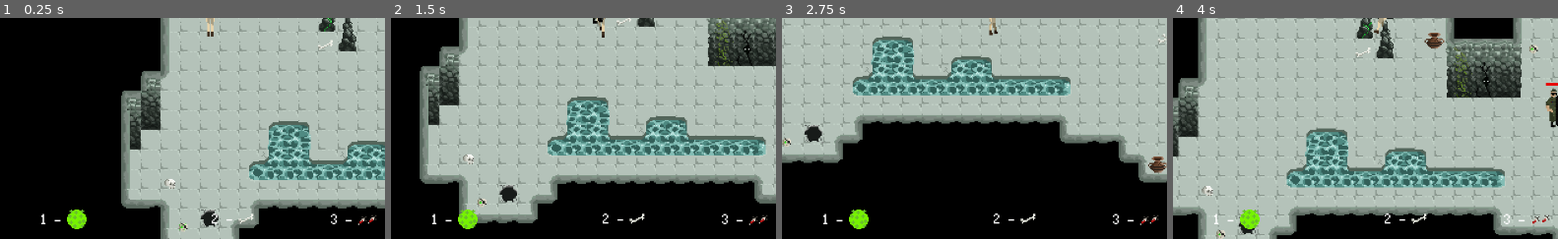
Above: before the commit, frames 1-4 (left to right).
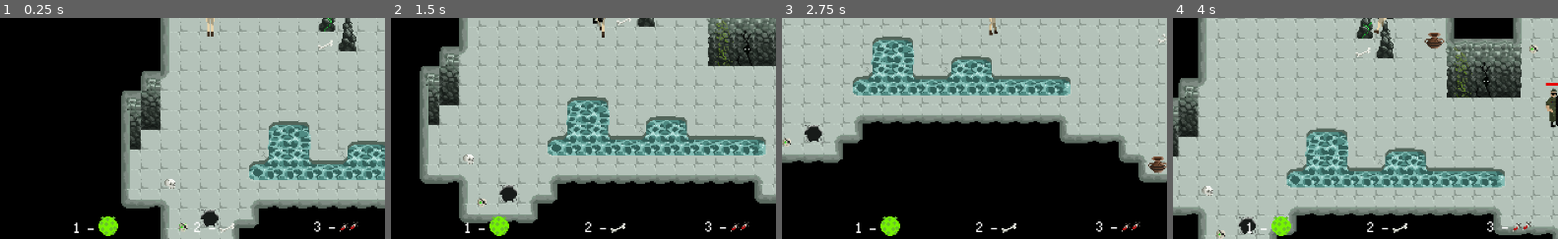
Above: after the commit, the same moments.

Repository: mirogon/Archaeology
Game: Godot game, scene res://Scenes/Main.tscn
The game is run twice, just before and just after one commit, with the same random seed, the same clock (stepped at 60 frames per second) and the same inputs.
Inputs (mouse positions are % of the whole screen's width and height, from its top left):
- Up to frame 1 (0.25 s): no input
- Up to frame 2 (1.5 s): tap Enter at 0.5 s; move the mouse to (71, 45) at 0.52 s; hold Right (ui_right) 0.53-1.28 s; tap F (action) at 0.6 s; move the mouse to (28, 55) at 1.27 s; hold Down (ui_down) from 1.28 s (still down); tap 1 at 1.35 s
- Up to frame 3 (2.75 s): move the mouse to (59, 28) at 2.02 s; release Down (ui_down) at 2.03 s; hold Right (ui_right) from 2.03 s (still down); hold 2 from 2.03 s (still down)
- Up to frame 4 (4 s): move the mouse to (44, 70) at 2.77 s; release Right (ui_right) at 2.78 s; release 2 at 2.78 s; hold Up (ui_up) 2.78-3.53 s; tap 3 at 2.85 s; move the mouse to (80, 65) at 3.52 s; hold Left (ui_left) from 3.53 s (still down); hold Enter from 3.53 s (still down)
The pictures show only the part of the screen within x 22-72%, y 50-100%; the shares and areas given below are measured in that part.

The runs differ from the first frame. In frame 1, 1.3% of the frame differs, in the area x 10-98%, y 86-99%; in frame 2, 1.4%; in frame 3, 1.4%; in frame 4, 1.3%.

Commit message:
Added Room.gd, PlayerStart to all Rooms

Diff:
--- a/Scenes/Other/HealingArea.tscn
+++ b/Scenes/Other/HealingArea.tscn
@@ -6,7 +6,7 @@
 [ext_resource path="res://Scripts/LoopingSound.gd" type="Script" id=4]
 
 [sub_resource type="CircleShape2D" id=1]
-radius = 28.0713
+radius = 28.0
 
 [node name="HealingArea" type="Area2D"]
 z_index = 1
--- a/Scenes/Rooms/Room2.tscn
+++ b/Scenes/Rooms/Room2.tscn
@@ -1366,4 +1366,4 @@
 position = Vector2( -39, -7 )
 
 [node name="RoomTraverser" parent="." instance=ExtResource( 12 )]
-position = Vector2( -156, 366 )
+position = Vector2( -120, -230 )
--- a/Scenes/Rooms/Room4.tscn
+++ b/Scenes/Rooms/Room4.tscn
@@ -15,6 +15,8 @@
 [ext_resource path="res://Scenes/Rooms/Boulder.tscn" type="PackedScene" id=13]
 [ext_resource path="res://Scenes/Items/Vase.tscn" type="PackedScene" id=14]
 [ext_resource path="res://Scenes/Items/Coin.tscn" type="PackedScene" id=15]
+[ext_resource path="res://Scripts/Rooms/Room.gd" type="Script" id=16]
+[ext_resource path="res://Scenes/Rooms/RoomTraverser.tscn" type="PackedScene" id=17]
 
 [sub_resource type="ConvexPolygonShape2D" id=47]
 points = PoolVector2Array( 12, 8, 4, 8, 4, 4, 12, 4 )
@@ -1224,6 +1226,7 @@
 outlines = [ PoolVector2Array( -1085, -48, -844, -44, -847, -159, -605, -157, -603, -9, -573, -8, -575, -416, -12, -418 …(603 unchanged characters)…
 
 [node name="Room2" type="Node2D" groups=["Room"]]
+script = ExtResource( 16 )
 __meta__ = {
 "_edit_horizontal_guides_": [ -609.0 ]
 }
@@ -1380,3 +1383,6 @@
 
 [node name="Chest" parent="Pickups2" instance=ExtResource( 11 )]
 position = Vector2( 1242, 339 )
+
+[node name="RoomTraverser" parent="." instance=ExtResource( 17 )]
+position = Vector2( 1640, 108 )
--- a/Scenes/Rooms/Room5.tscn
+++ b/Scenes/Rooms/Room5.tscn
@@ -7,6 +7,8 @@
 [ext_resource path="res://Asstes/Environment/Dungeon.png" type="Texture" id=5]
 [ext_resource path="res://Scenes/Items/Medikit.tscn" type="PackedScene" id=6]
 [ext_resource path="res://Scenes/Items/Bandage.tscn" type="PackedScene" id=7]
+[ext_resource path="res://Scripts/Rooms/Room.gd" type="Script" id=8]
+[ext_resource path="res://Scenes/Rooms/RoomTraverser.tscn" type="PackedScene" id=9]
 [ext_resource path="res://Scenes/Items/TreasureSkull.tscn" type="PackedScene" id=10]
 [ext_resource path="res://Scenes/Rooms/TreasureChest.tscn" type="PackedScene" id=11]
 [ext_resource path="res://Scenes/Items/Ruby.tscn" type="PackedScene" id=12]
@@ -1262,6 +1264,7 @@
 outlines = [ PoolVector2Array( -1014, -66, -789, -63, -790, -197, -585, -197, -581, -79, -372, -81, -372, -200, -23, -1 …(297 unchanged characters)…
 
 [node name="Room" type="Node2D" groups=["Room"]]
+script = ExtResource( 8 )
 __meta__ = {
 "_edit_horizontal_guides_": [ -609.0 ]
 }
@@ -1356,3 +1359,9 @@
 navpoly = SubResource( 103 )
 
 [node name="Enemies" type="Node" parent="."]
+
+[node name="RoomTraverser" parent="." instance=ExtResource( 9 )]
+position = Vector2( 1206, 62 )
+
+[node name="PlayerStart" type="Node2D" parent="."]
+position = Vector2( 347, -299 )
--- a/Scenes/Rooms/Room6.tscn
+++ b/Scenes/Rooms/Room6.tscn
@@ -8,9 +8,11 @@
 [ext_resource path="res://Scenes/Items/Medikit.tscn" type="PackedScene" id=6]
 [ext_resource path="res://Scenes/Items/Bandage.tscn" type="PackedScene" id=7]
 [ext_resource path="res://Scenes/Items/Coin.tscn" type="PackedScene" id=8]
+[ext_resource path="res://Scripts/Rooms/Room.gd" type="Script" id=9]
 [ext_resource path="res://Scenes/Items/TreasureSkull.tscn" type="PackedScene" id=10]
 [ext_resource path="res://Scenes/Rooms/TreasureChest.tscn" type="PackedScene" id=11]
 [ext_resource path="res://Scenes/Items/Ruby.tscn" type="PackedScene" id=12]
+[ext_resource path="res://Scenes/Rooms/RoomTraverser.tscn" type="PackedScene" id=13]
 [ext_resource path="res://Scenes/Items/Vase.tscn" type="PackedScene" id=14]
 
 [sub_resource type="ConvexPolygonShape2D" id=47]
@@ -1263,6 +1265,7 @@
 outlines = [ PoolVector2Array( -1014, -66, -789, -63, -790, -197, -585, -197, -581, -79, -372, -81, -372, -200, -23, -1 …(297 unchanged characters)…
 
 [node name="Room" type="Node2D" groups=["Room"]]
+script = ExtResource( 9 )
 __meta__ = {
 "_edit_horizontal_guides_": [ -609.0 ]
 }
@@ -1384,3 +1387,9 @@
 navpoly = SubResource( 103 )
 
 [node name="Enemies" type="Node" parent="."]
+
+[node name="RoomTraverser" parent="." instance=ExtResource( 13 )]
+position = Vector2( 1463, -450 )
+
+[node name="PlayerStart" type="Node2D" parent="."]
+position = Vector2( 129, 199 )
--- a/Scenes/Rooms/Room7.tscn
+++ b/Scenes/Rooms/Room7.tscn
@@ -8,6 +8,7 @@
 [ext_resource path="res://Scenes/Items/Medikit.tscn" type="PackedScene" id=6]
 [ext_resource path="res://Scenes/Items/Bandage.tscn" type="PackedScene" id=7]
 [ext_resource path="res://Scenes/Items/Coin.tscn" type="PackedScene" id=8]
+[ext_resource path="res://Scripts/Rooms/Room.gd" type="Script" id=9]
 [ext_resource path="res://Scenes/Items/TreasureSkull.tscn" type="PackedScene" id=10]
 [ext_resource path="res://Scenes/Rooms/TreasureChest.tscn" type="PackedScene" id=11]
 [ext_resource path="res://Scenes/Items/Ruby.tscn" type="PackedScene" id=12]
@@ -1263,6 +1264,7 @@
 outlines = [ PoolVector2Array( -1014, -66, -789, -63, -790, -197, -585, -197, -581, -79, -372, -81, -372, -200, -23, -1 …(297 unchanged characters)…
 
 [node name="Room" type="Node2D" groups=["Room"]]
+script = ExtResource( 9 )
 __meta__ = {
 "_edit_horizontal_guides_": [ -609.0 ]
 }
@@ -1299,75 +1301,48 @@
 
 [node name="Pickups" type="Node" parent="."]
 
-[node name="Vase" parent="Pickups" instance=ExtResource( 14 )]
-position = Vector2( 1543, 296 )
-
-[node name="Vase2" parent="Pickups" instance=ExtResource( 14 )]
-position = Vector2( 1551, 384 )
-
-[node name="Vase3" parent="Pickups" instance=ExtResource( 14 )]
-position = Vector2( 430, 1047 )
-
-[node name="Vase4" parent="Pickups" instance=ExtResource( 14 )]
-position = Vector2( 419, 1033 )
-
-[node name="Vase5" parent="Pickups" instance=ExtResource( 14 )]
-position = Vector2( 332, 1093 )
-
-[node name="Vase" parent="Pickups/Vase5" instance=ExtResource( 14 )]
-position = Vector2( -29, -57 )
-
-[node name="Vase2" parent="Pickups/Vase5" instance=ExtResource( 14 )]
-position = Vector2( 39, -109 )
-
-[node name="Vase3" parent="Pickups/Vase5" instance=ExtResource( 14 )]
-position = Vector2( 71, -267 )
-
-[node name="treasure_skull" parent="Pickups/Vase5" instance=ExtResource( 10 )]
-position = Vector2( -449, -330 )
-
-[node name="treasure_skull2" parent="Pickups/Vase5" instance=ExtResource( 10 )]
-position = Vector2( -200, -366 )
-
-[node name="Chest" parent="Pickups/Vase5" instance=ExtResource( 11 )]
-position = Vector2( 37, -57 )
-
-[node name="treasure_skull3" parent="Pickups/Vase5" instance=ExtResource( 10 )]
-position = Vector2( 399, -604 )
-
-[node name="treasure_skull4" parent="Pickups/Vase5" instance=ExtResource( 10 )]
-position = Vector2( 669, -674 )
-
-[node name="treasure_skull5" parent="Pickups/Vase5" instance=ExtResource( 10 )]
-position = Vector2( 474, -843 )
-
-[node name="Ruby" parent="Pickups/Vase5" instance=ExtResource( 12 )]
-position = Vector2( 860, -1281 )
-
-[node name="Ruby2" parent="Pickups/Vase5" instance=ExtResource( 12 )]
-position = Vector2( 795, -1247 )
-
-[node name="Medikit" parent="Pickups/Vase5" instance=ExtResource( 6 )]
-position = Vector2( 901, -1280 )
-
-[node name="Bandage" parent="Pickups/Vase5" instance=ExtResource( 7 )]
-position = Vector2( 1201, -753 )
-
-[node name="Vase4" parent="Pickups/Vase5" instance=ExtResource( 14 )]
-position = Vector2( 1074, -733 )
-
-[node name="Coin" parent="Pickups/Vase5" instance=ExtResource( 8 )]
-position = Vector2( 939, -243 )
-
-[node name="Bandage" parent="Pickups/Vase5/Coin" instance=ExtResource( 7 )]
-position = Vector2( 145, -66 )
-
-[node name="Medikit" parent="Pickups/Vase5/Coin" instance=ExtResource( 6 )]
-position = Vector2( -1133, -108 )
-
 [node name="Bandage" parent="Pickups" instance=ExtResource( 7 )]
 position = Vector2( 349, 1017 )
 
+[node name="treasure_skull" parent="Pickups" instance=ExtResource( 10 )]
+position = Vector2( -117, 763 )
+
+[node name="treasure_skull2" parent="Pickups" instance=ExtResource( 10 )]
+position = Vector2( 132, 727 )
+
+[node name="Chest" parent="Pickups" instance=ExtResource( 11 )]
+position = Vector2( 369, 1036 )
+
+[node name="treasure_skull3" parent="Pickups" instance=ExtResource( 10 )]
+position = Vector2( 731, 489 )
+
+[node name="treasure_skull4" parent="Pickups" instance=ExtResource( 10 )]
+position = Vector2( 1001, 419 )
+
+[node name="treasure_skull5" parent="Pickups" instance=ExtResource( 10 )]
+position = Vector2( 806, 250 )
+
+[node name="Ruby" parent="Pickups" instance=ExtResource( 12 )]
+position = Vector2( 1192, -188 )
+
+[node name="Ruby2" parent="Pickups" instance=ExtResource( 12 )]
+position = Vector2( 1127, -154 )
+
+[node name="Medikit" parent="Pickups" instance=ExtResource( 6 )]
+position = Vector2( 1233, -187 )
+
+[node name="Bandage2" parent="Pickups" instance=ExtResource( 7 )]
+position = Vector2( 1533, 340 )
+
+[node name="Bandage3" parent="Pickups" instance=ExtResource( 7 )]
+position = Vector2( 1416, 784 )
+
+[node name="Medikit2" parent="Pickups" instance=ExtResource( 6 )]
+position = Vector2( 138, 742 )
+
+[node name="Coin" parent="Pickups" instance=ExtResource( 8 )]
+position = Vector2( 1271, 850 )
+
 [node name="Navigation2D" type="Navigation2D" parent="."]
 visible = false
 
@@ -1376,17 +1351,48 @@
 
 [node name="Enemies" type="Node" parent="."]
 
-[node name="Vase" parent="." instance=ExtResource( 14 )]
+[node name="Vases" type="Node2D" parent="."]
+
+[node name="Vase" parent="Vases" instance=ExtResource( 14 )]
 position = Vector2( 874, 98 )
 
-[node name="Vase2" parent="." instance=ExtResource( 14 )]
+[node name="Vase2" parent="Vases" instance=ExtResource( 14 )]
 position = Vector2( 903, -38 )
 
-[node name="Vase3" parent="." instance=ExtResource( 14 )]
+[node name="Vase3" parent="Vases" instance=ExtResource( 14 )]
 position = Vector2( 635, 256 )
 
-[node name="Vase4" parent="." instance=ExtResource( 14 )]
+[node name="Vase4" parent="Vases" instance=ExtResource( 14 )]
 position = Vector2( 624, 277 )
 
-[node name="Vase5" parent="." instance=ExtResource( 14 )]
+[node name="Vase5" parent="Vases" instance=ExtResource( 14 )]
 position = Vector2( 461, 521 )
+
+[node name="Vase6" parent="Vases" instance=ExtResource( 14 )]
+position = Vector2( 1543, 296 )
+
+[node name="Vase7" parent="Vases" instance=ExtResource( 14 )]
+position = Vector2( 1551, 384 )
+
+[node name="Vase8" parent="Vases" instance=ExtResource( 14 )]
+position = Vector2( 430, 1047 )
+
+[node name="Vase9" parent="Vases" instance=ExtResource( 14 )]
+position = Vector2( 419, 1033 )
+
+[node name="Vase10" parent="Vases" instance=ExtResource( 14 )]
+position = Vector2( 332, 1093 )
+
+[node name="Vase11" parent="Vases" instance=ExtResource( 14 )]
+position = Vector2( 1406, 360 )
+
+[node name="Vase12" parent="Vases" instance=ExtResource( 14 )]
+position = Vector2( 303, 1036 )
+
+[node name="Vase13" parent="Vases" instance=ExtResource( 14 )]
+position = Vector2( 371, 984 )
+
+[node name="Vase14" parent="Vases" instance=ExtResource( 14 )]
+position = Vector2( 403, 826 )
+
+[node name="PlayerStart" type="Node2D" parent="."]
--- a/Scenes/Ui/MainUi.tscn
+++ b/Scenes/Ui/MainUi.tscn
@@ -117,53 +117,59 @@
 script = ExtResource( 3 )
 
 [node name="SKILLS_UNFINISHED_AND_UGLY" type="Control" parent="."]
-margin_right = 40.0
-margin_bottom = 40.0
+anchor_right = 1.0
+anchor_bottom = 1.0
 
-[node name="TextureRect" type="TextureRect" parent="SKILLS_UNFINISHED_AND_UGLY"]
-margin_left = 408.0
-margin_top = 672.0
-margin_right = 424.0
-margin_bottom = 688.0
+[node name="Label" type="Label" parent="SKILLS_UNFINISHED_AND_UGLY"]
+margin_left = 231.0
+margin_top = 684.0
+margin_right = 655.0
+margin_bottom = 715.0
+size_flags_horizontal = 3
+custom_fonts/font = SubResource( 3 )
+text = "1 - "
+align = 1
+
+[node name="TextureRect" type="TextureRect" parent="SKILLS_UNFINISHED_AND_UGLY/Label"]
+margin_left = 228.0
+margin_top = -1.0
+margin_right = 244.0
+margin_bottom = 15.0
 rect_scale = Vector2( 2, 2 )
 texture = ExtResource( 7 )
 
-[node name="Label" type="Label" parent="SKILLS_UNFINISHED_AND_UGLY"]
-margin_left = 366.0
-margin_top = 670.0
-margin_right = 412.0
-margin_bottom = 701.0
+[node name="Label2" type="Label" parent="SKILLS_UNFINISHED_AND_UGLY"]
+margin_left = 427.0
+margin_top = 683.0
+margin_right = 851.0
+margin_bottom = 714.0
+size_flags_horizontal = 3
 custom_fonts/font = SubResource( 3 )
-text = "1 - "
+text = "2 - "
+align = 1
 
-[node name="TextureRect2" type="TextureRect" parent="SKILLS_UNFINISHED_AND_UGLY"]
-margin_left = 683.0
-margin_top = 671.0
-margin_right = 699.0
-margin_bottom = 711.0
+[node name="TextureRect2" type="TextureRect" parent="SKILLS_UNFINISHED_AND_UGLY/Label2"]
+margin_left = 225.0
+margin_top = 3.0
+margin_right = 241.0
+margin_bottom = 43.0
 rect_scale = Vector2( 2, 2 )
 texture = ExtResource( 8 )
 
-[node name="Label2" type="Label" parent="SKILLS_UNFINISHED_AND_UGLY"]
-margin_left = 643.0
-margin_top = 669.0
-margin_right = 691.0
-margin_bottom = 700.0
+[node name="Label3" type="Label" parent="SKILLS_UNFINISHED_AND_UGLY"]
+margin_left = 622.0
+margin_top = 682.0
+margin_right = 1046.0
+margin_bottom = 713.0
+size_flags_horizontal = 3
 custom_fonts/font = SubResource( 3 )
-text = "2 - "
+text = "3 - "
+align = 1
 
-[node name="TextureRect3" type="TextureRect" parent="SKILLS_UNFINISHED_AND_UGLY"]
-margin_left = 881.0
-margin_top = 681.0
-margin_right = 897.0
-margin_bottom = 721.0
+[node name="TextureRect3" type="TextureRect" parent="SKILLS_UNFINISHED_AND_UGLY/Label3"]
+margin_left = 229.0
+margin_top = 10.0
+margin_right = 245.0
+margin_bottom = 50.0
 rect_scale = Vector2( 2, 2 )
 texture = ExtResource( 9 )
-
-[node name="Label3" type="Label" parent="SKILLS_UNFINISHED_AND_UGLY"]
-margin_left = 837.0
-margin_top = 670.0
-margin_right = 885.0
-margin_bottom = 701.0
-custom_fonts/font = SubResource( 3 )
-text = "3 - "
Not shown: 1 places in Scenes/Rooms/Room4.tscn that only renumber resources
Not shown: 1 places in Scenes/Rooms/Room5.tscn that only renumber resources
Not shown: 1 places in Scenes/Rooms/Room6.tscn that only renumber resources
Not shown: 1 places in Scenes/Rooms/Room7.tscn that only renumber resources
